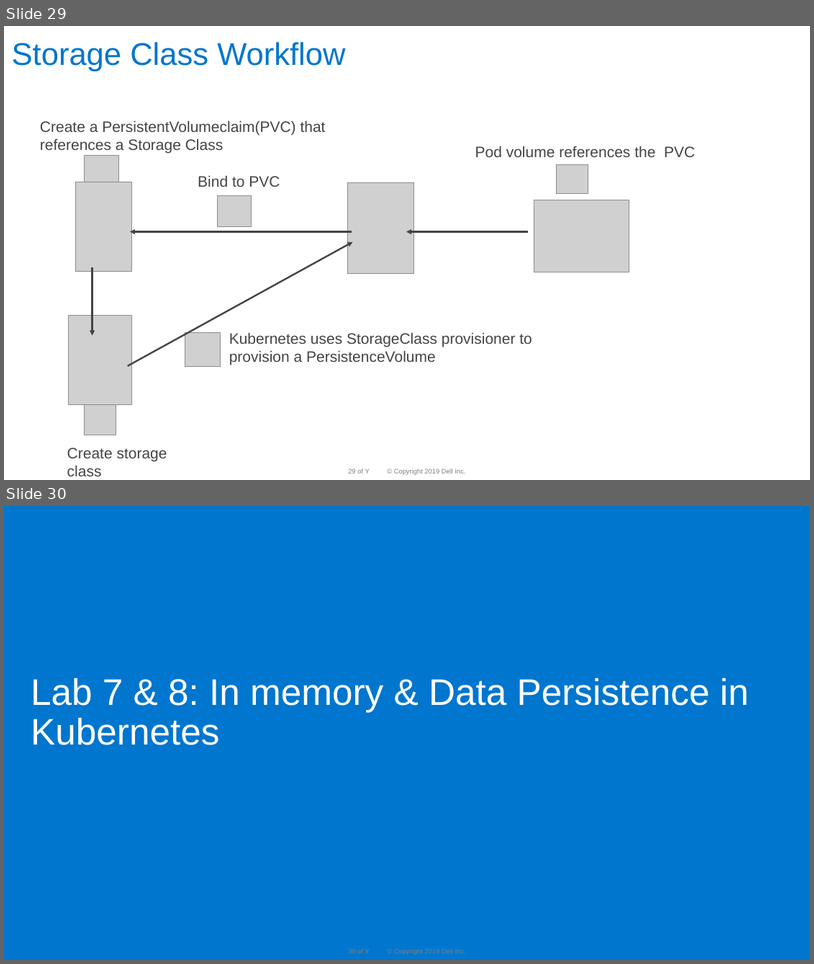
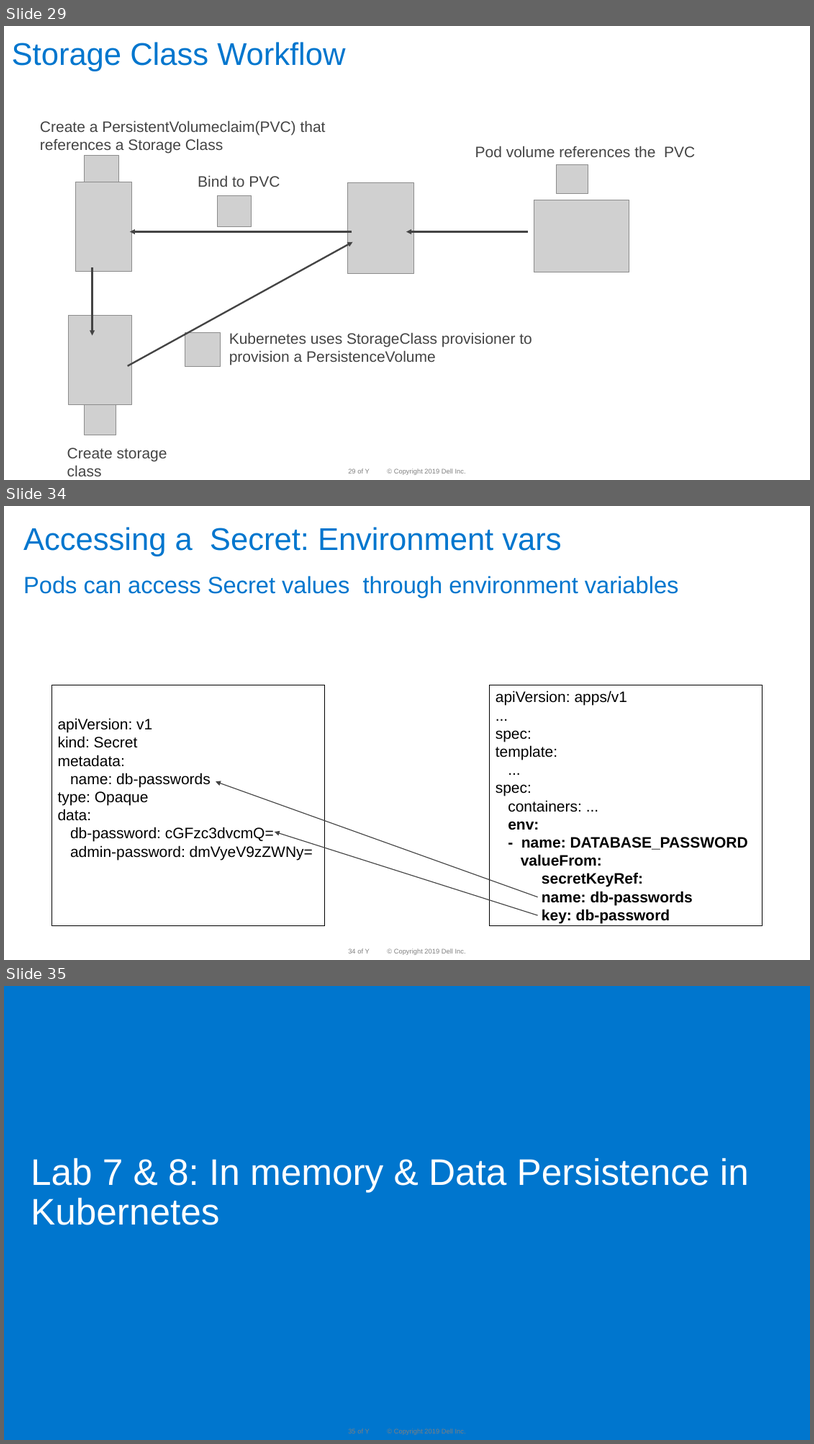
Before and after one commit to dteskubernetesworkshop/spring-boot-k8s-workshop, a slide deck: slides/k8 workshop deck-Day-2 -v 1.0D.pptx. Shown one above the other, each under a label of ours: slides 29 and 30 before the commit, slides 29, 34 and 35 after it; the slides between them are not shown. The pictures are 814x964 and 814x1444 pixels, drawn with LibreOffice and Linux fonts; fonts in the diff are those of the drawing; grey boxes stand for pictures; background and template pictures are left out. Boxes give left, top, right and bottom in pixels: in the first picture for what was removed or moved away, otherwise in the second. Text is boxed around its words. In the diff, an @@ line names an element or a change of style, - is before the commit and + after.

```diff
--- a/slides/k8 workshop deck-Day-2 -v 1.0D.pptx
+++ b/slides/k8 workshop deck-Day-2 -v 1.0D.pptx
@@ slide 34 added at box(4, 506, 810, 960), background #FFFFFF; not listed: 3 template elements that a slide beside it also shows @@
@@ title added at box(23, 527, 561, 556), 37.3 pt, text #0076CE @@
+Accessing a Secret: Environment vars
@@ text added at box(23, 576, 679, 597), 28 pt, text #0076CE @@
+Pods can access Secret values through environment variables
@@ rectangle added at box(52, 685, 324, 925), outline #000000 1 pt, 18 pt, text #000000 @@
+apiVersion: v1
+kind: Secret
+metadata:
+name: db-passwords
+type: Opaque
+data:
+db-password: cGFzc3dvcmQ=
+admin-password: dmVyeV9zZWNy=
@@ rectangle added at box(490, 685, 763, 925), outline #000000 1 pt, 18 pt, text #000000, bold @@
+apiVersion: apps/v1
+...
+spec:
+template:
+...
+spec:
+containers: ...
+env:
+- name: DATABASE_PASSWORD
+valueFrom:
+secretKeyRef:
+name: db-passwords
+key: db-password
@@ arrow added from (538, 897) to (216, 781), #444444 1 pt @@
@@ arrow added from (538, 915) to (275, 831), #444444 1 pt @@
@@ what was slide 30 is now slide 35 @@
```
Also in this commit, not shown: 4 other slides added.
